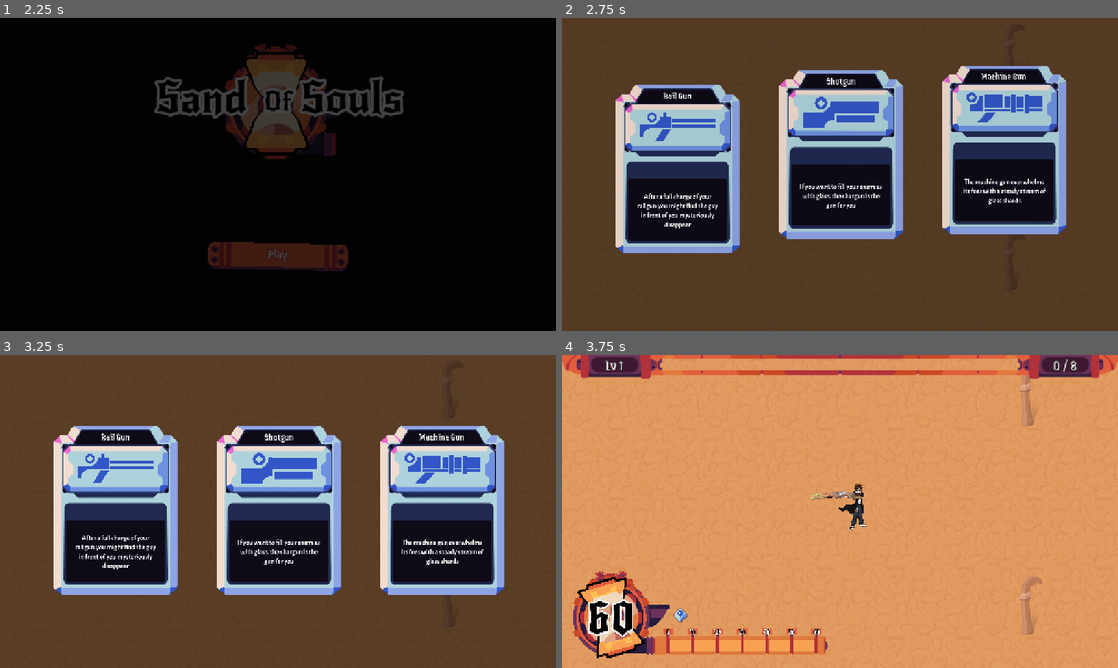
Above: before the commit, frames 1-4 (two rows, left to right).
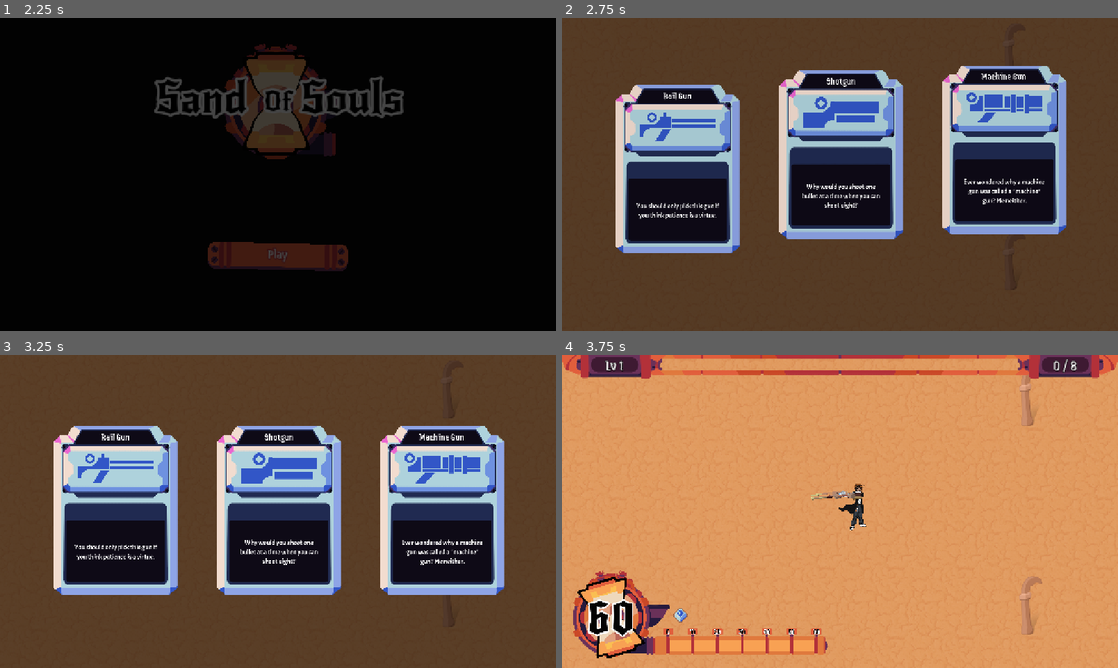
Above: after the commit, the same moments.

Repository: chiefpat450119/GMTK-2026
Game: Godot game, scene res://scenes/main.tscn
Two runs of this game, one before a commit and one after it. Both use one fixed random seed, a clock stepped at 60 frames per second and the inputs below.
Inputs (mouse positions are in pixels of both pictures, inside the frame that each line leads up to):
- Up to frame 1 (2.25 s): tap Enter at 0.5 s; move the mouse to (400, 158) at 0.52 s; hold D (Right) 0.53-1.25 s; tap Shift (Dash) at 0.6 s; click (400, 158) at 0.67 s; drag from (166, 190) to (250, 237) at 1.27 s; click "Play" at 2 s
- Up to frame 2 (2.75 s): no input
- Up to frame 3 (3.25 s): move the mouse to (333, 442) at 2.77 s; hold D (Right) from 2.78 s (still down); tap U at 2.85 s
- Up to frame 4 (3.75 s): release D (Right) at 3.5 s; click "Rail Gun" at 3.5 s

Frame 1 is identical in both runs. In frame 2, 1.2% of the frame differs, in the area x 13-87%, y 51-68%; in frame 3, 1.2%, in the area x 13-87%, y 57-69%; in frame 4, nothing differs.

Commit message:
changed descriptions again
im such a good writer that this commit might've taken me almost an hour

Diff:
--- a/resources/gun_data/machinegun_data.tres
+++ b/resources/gun_data/machinegun_data.tres
@@ -7,7 +7,7 @@
 [resource]
 script = ExtResource("1_cwyi0")
 title = "Machine Gun "
-description = "The machine gun overwhelms its foes with a steady stream of glass shards"
+description = "Ever wondered why a machine gun was called a \"machine\" gun? Me neither."
 icon = ExtResource("2_307ol")
 gun_scene = ExtResource("1_307ol")
 metadata/_custom_type_script = "uid://cbngjjj8jpc1y"
--- a/resources/gun_data/railgun_data.tres
+++ b/resources/gun_data/railgun_data.tres
@@ -7,7 +7,7 @@
 [resource]
 script = ExtResource("1_xvorg")
 title = "Rail Gun"
-description = "After a full charge of your railgun you might find the guy in front of you mysteriously disappear"
+description = "You should only pick this gun if you think patience is a virtue."
 icon = ExtResource("2_711m2")
 gun_scene = ExtResource("1_odr21")
 metadata/_custom_type_script = "uid://cbngjjj8jpc1y"
--- a/resources/gun_data/shotgun_data.tres
+++ b/resources/gun_data/shotgun_data.tres
@@ -7,7 +7,7 @@
 [resource]
 script = ExtResource("1_uf0e4")
 title = "Shotgun"
-description = "If you want to fill your enemies with glass, the shotgun is the gun for you"
+description = "Why would you shoot one bullet at a time when you can shoot eight?"
 icon = ExtResource("2_wyo7q")
 gun_scene = ExtResource("1_3hjsy")
 metadata/_custom_type_script = "uid://cbngjjj8jpc1y"
